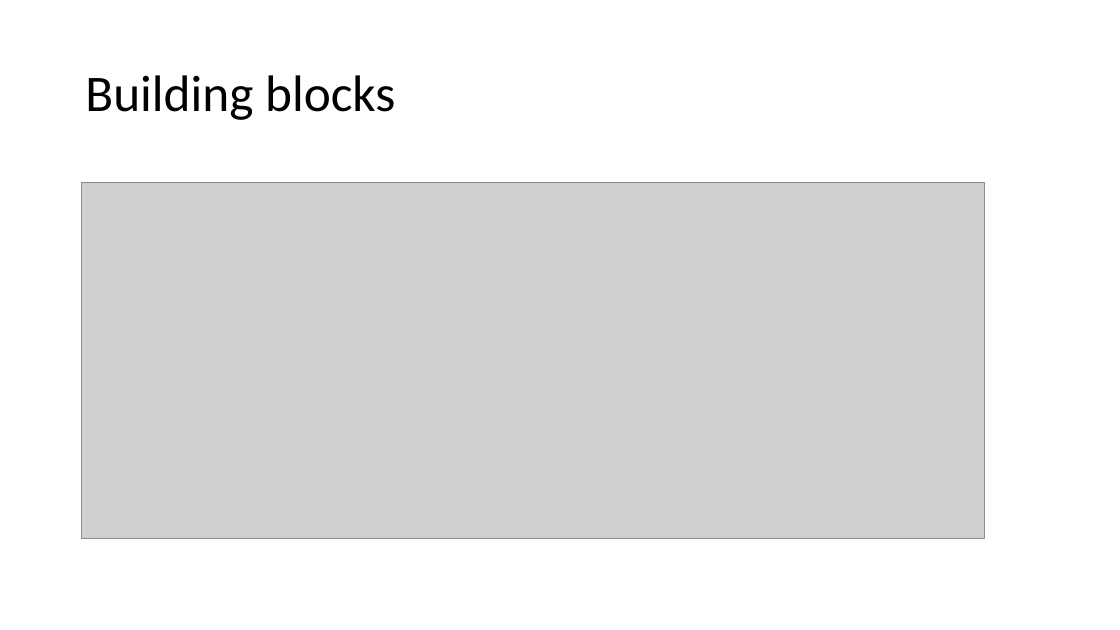
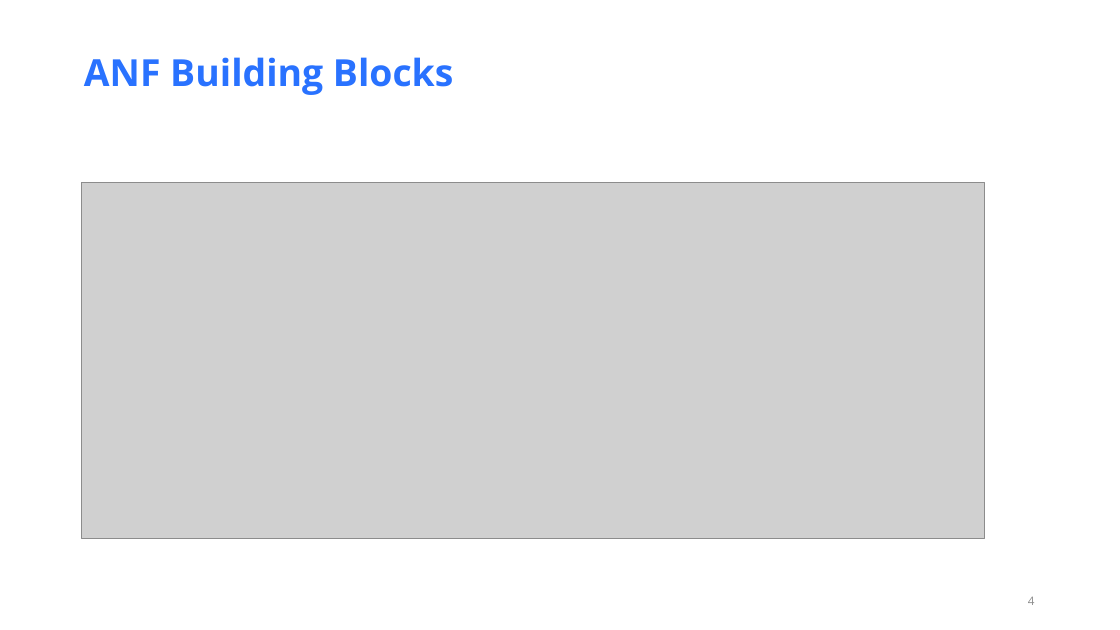
Before and after one commit to HL7/ANF, a slide deck: slide 4 of src/main/uml/doc/ANF Reference Model.pptx (slide 3 before the commit). Drawn at 1120x630 pixels with LibreOffice and Linux fonts; fonts in the diff are those of the drawing; grey boxes stand for pictures. Boxes give left, top, right and bottom in pixels: in the first picture for what was removed or moved away, otherwise in the second. Text is boxed around its words. In the diff, an @@ line names an element or a change of style, - is before the commit and + after.

```diff
--- a/src/main/uml/doc/ANF Reference Model.pptx
+++ b/src/main/uml/doc/ANF Reference Model.pptx
@@ title at [84,57,453,95]: text changed; size 44 to 32 pt; font Calibri to Open Sans; text colour #000000 to #2972FF; bold on @@
-Building blocks
+ANF Building Blocks
@@ page number added at [1028,596,1035,605], 10 pt, text #8C8C8C @@
+4
```
Also in this commit, not shown: 10 other slides changed, 2 slides added, 2 other files.
